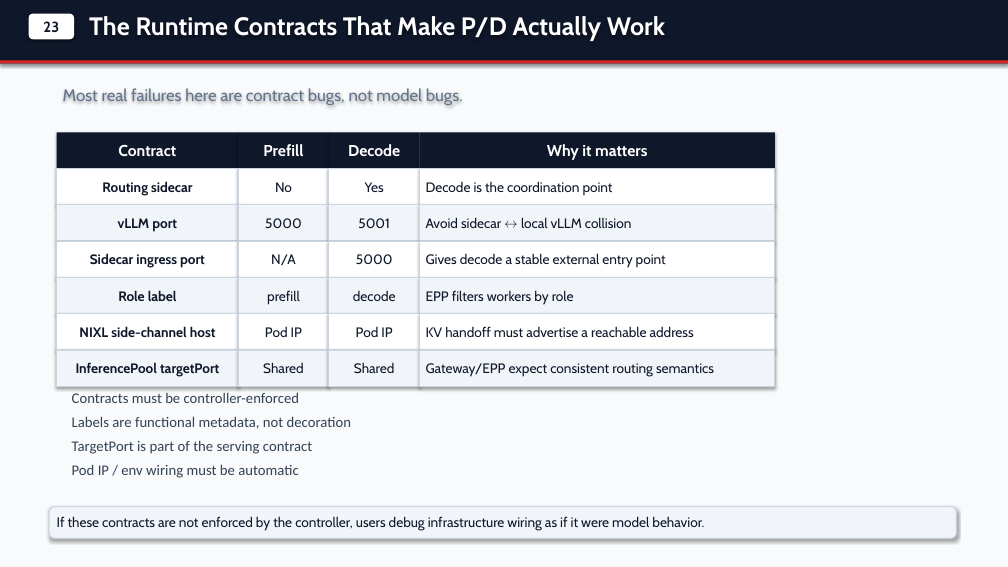
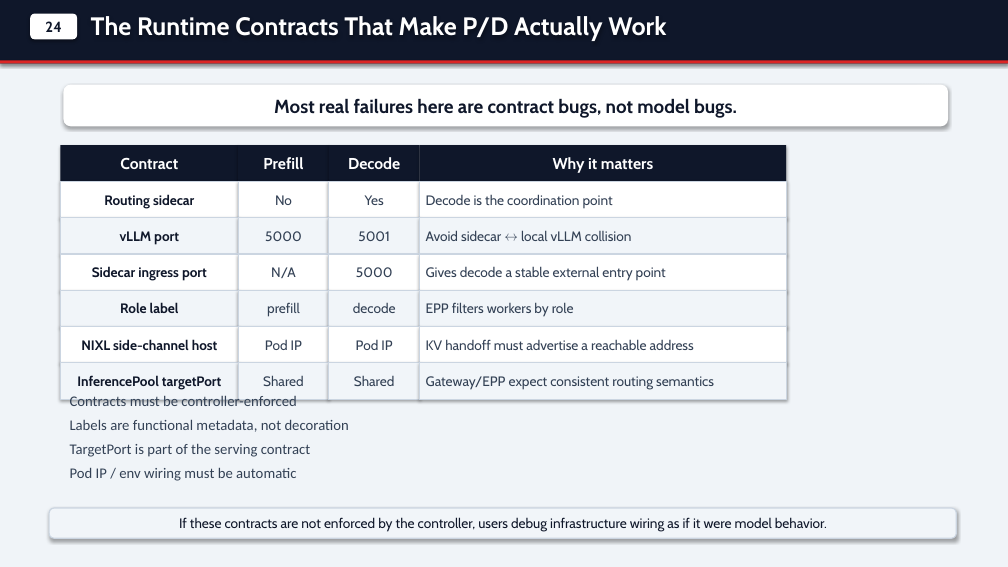
Before and after one commit to andyzhangx/demo, a slide deck: slide 8 of llm/kaito-llm-d-pd-slides.pptx (slide 7 before the commit). Drawn at 1008x567 pixels with LibreOffice and Linux fonts; fonts in the diff are those of the drawing. Boxes give left, top, right and bottom in pixels: in the first picture for what was removed or moved away, otherwise in the second. Text is boxed around its words. In the diff, an @@ line names an element or a change of style, - is before the commit and + after.

Commit message:
docs: align kaito llm-d pd deck with kubecon style

```diff
--- a/llm/kaito-llm-d-pd-slides.pptx
+++ b/llm/kaito-llm-d-pd-slides.pptx
@@ background #F8FAFC to #F0F4F8 @@
@@ text in rounded rectangle at (x1=45, y1=21, x2=61, y2=32): text changed @@
-23
+24
@@ rounded rectangle "Most real failures here are ..." resized from (x1=63, y1=88, x2=463, y2=105) to (x1=64, y1=85, x2=948, y2=126) @@
@@ rounded rectangle "Most real failures here are ..." at (x1=64, y1=85, x2=948, y2=126): size 16 to 18 pt, text colour #64748B to #0F172A, bold on; alignment left to centre; fill none to #FFFFFF; shadow on @@
@@ rectangle "Why it matters" resized from (x1=420, y1=132, x2=775, y2=169) to (x1=420, y1=145, x2=786, y2=181) @@
@@ rectangle "Routing sidecar" moved from (x1=57, y1=169, x2=238, y2=205) to (x1=60, y1=181, x2=238, y2=218) @@
@@ rectangle "Decode is the coordination point" resized from (x1=420, y1=169, x2=775, y2=205) to (x1=420, y1=181, x2=786, y2=218) @@
@@ rectangle "Avoid sidecar ↔ local vLLM ..." resized from (x1=420, y1=205, x2=775, y2=241) to (x1=420, y1=218, x2=786, y2=254) @@
@@ rectangle "Gives decode a stable external ..." resized from (x1=420, y1=241, x2=775, y2=278) to (x1=420, y1=254, x2=786, y2=290) @@
@@ rectangle "Role label" moved from (x1=57, y1=278, x2=238, y2=314) to (x1=60, y1=290, x2=238, y2=327) @@
@@ 4 rectangles moved together from (x1=238, y1=169, x2=420, y2=314) to (x1=238, y1=181, x2=420, y2=327) @@
@@ rectangle "EPP filters workers by role" resized from (x1=420, y1=278, x2=775, y2=314) to (x1=420, y1=290, x2=786, y2=327) @@
@@ rectangle "KV handoff must advertise a ..." resized from (x1=420, y1=314, x2=775, y2=350) to (x1=420, y1=327, x2=786, y2=363) @@
@@ 5 rectangles moved together from (x1=57, y1=132, x2=238, y2=386) to (x1=60, y1=145, x2=238, y2=399) @@
@@ outline #CBD5E1 1.2 pt to #CBD5E1 1.1 pt in 6 elements at (x1=60, y1=218, x2=238, y2=254), (x1=60, y1=290, x2=238, y2=327), (x1=60, y1=327, x2=238, y2=363), (x1=60, y1=181, x2=238, y2=218), (x1=60, y1=254, x2=238, y2=290), (x1=60, y1=363, x2=238, y2=399) @@
@@ 10 rectangles moved together from (x1=238, y1=132, x2=420, y2=386) to (x1=238, y1=145, x2=420, y2=399) @@
@@ text colour #0F172A to #334155; outline #CBD5E1 1.2 pt to #CBD5E1 1.1 pt in 18 elements at (x1=238, y1=218, x2=329, y2=254), (x1=238, y1=181, x2=329, y2=218), (x1=329, y1=181, x2=420, y2=218), (x1=329, y1=218, x2=420, y2=254), (x1=238, y1=254, x2=329, y2=290), (x1=329, y1=254, x2=420, y2=290), (x1=238, y1=290, x2=329, y2=327), (x1=329, y1=290, x2=420, y2=327), (x1=238, y1=327, x2=329, y2=363), (x1=329, y1=327, x2=420, y2=363), (x1=238, y1=363, x2=329, y2=399), (x1=329, y1=363, x2=420, y2=399), (x1=420, y1=218, x2=786, y2=254), (x1=420, y1=181, x2=786, y2=218), (x1=420, y1=254, x2=786, y2=290), (x1=420, y1=290, x2=786, y2=327), (x1=420, y1=327, x2=786, y2=363), (x1=420, y1=363, x2=786, y2=399) @@
@@ rectangle "Gateway/EPP expect consistent routing semantics" resized from (x1=420, y1=350, x2=775, y2=386) to (x1=420, y1=363, x2=786, y2=399) @@
@@ rounded rectangle "If these contracts are not ..." at (x1=49, y1=508, x2=957, y2=538): alignment left to centre; outline #CBD5E1 1.2 pt to #CBD5E1 1.1 pt @@
```
Also in this commit, not shown: 9 other slides changed, 1 slide added, 1 other file.
